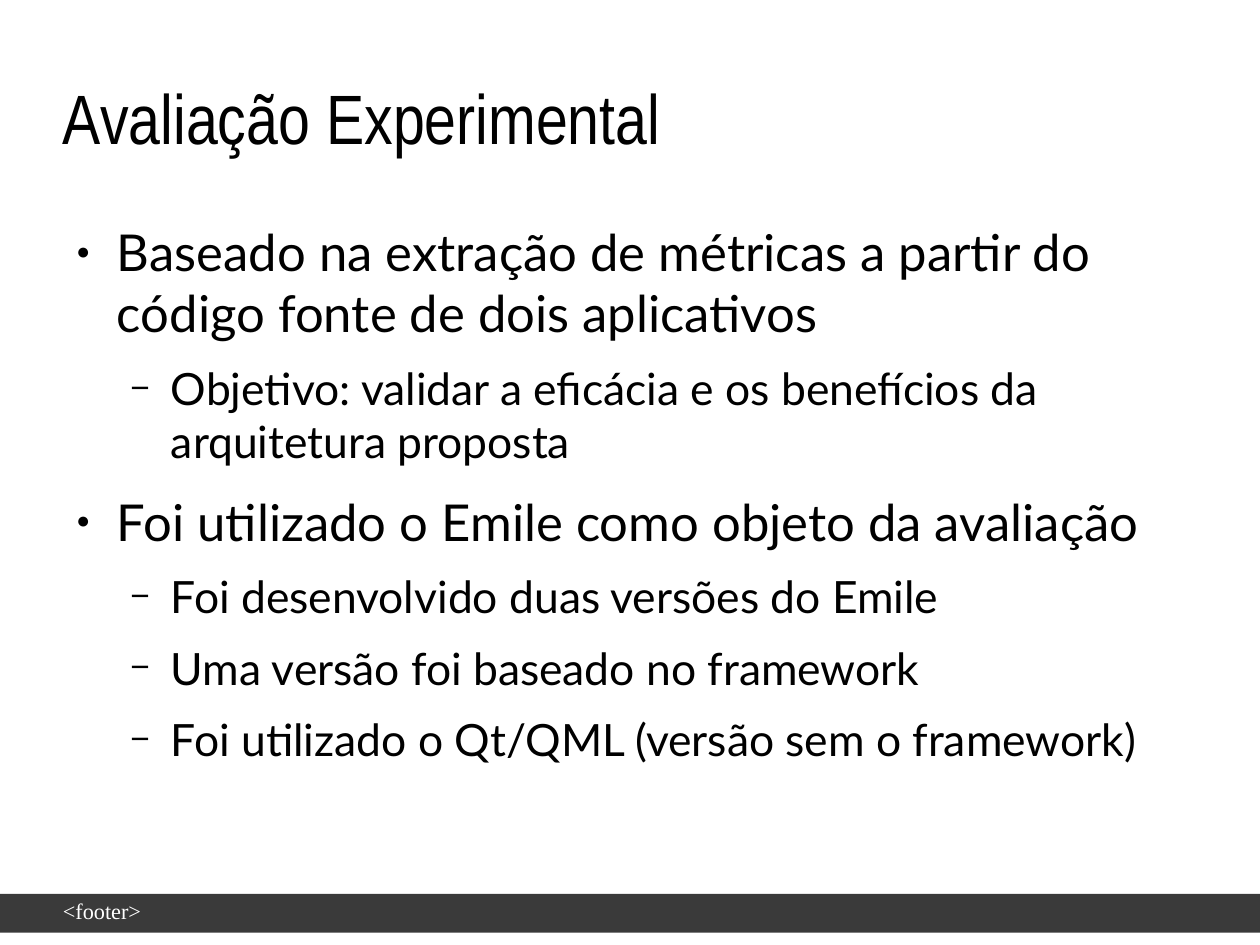
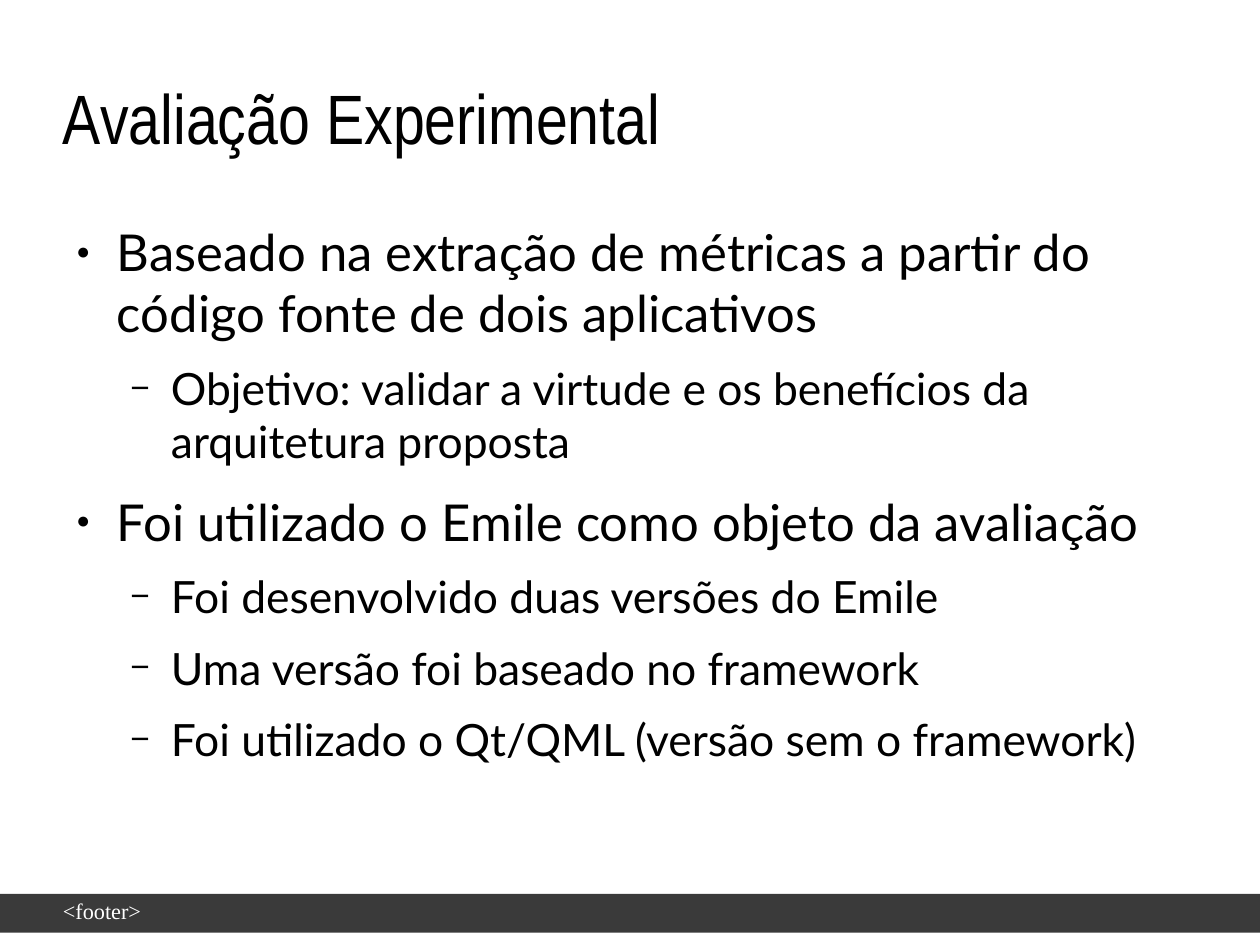
Before and after one commit to enoquesantos/tcc-latex, a slide deck: slide 10 of slide-defesa/Apresentação-EnoqueJoseneas.odp (slide 12 before the commit). Drawn at 1260x945 pixels with LibreOffice and Linux fonts; fonts in the diff are those of the drawing; background and template pictures are left out. Boxes give left, top, right and bottom in pixels: in the first picture for what was removed or moved away, otherwise in the second. Text is boxed around its words. In the diff, an @@ line names an element or a change of style, - is before the commit and + after.

```diff
--- a/slide-defesa/Apresentação-EnoqueJoseneas.odp
+++ b/slide-defesa/Apresentação-EnoqueJoseneas.odp
@@ text at box(171, 372, 1029, 466): text changed @@
-  − Objetivo: validar a eficácia e os benefícios da arquitetura proposta
+  − Objetivo: validar a virtude e os benefícios da arquitetura proposta
```
Also in this commit, not shown: 7 other slides changed, 2 slides removed.
